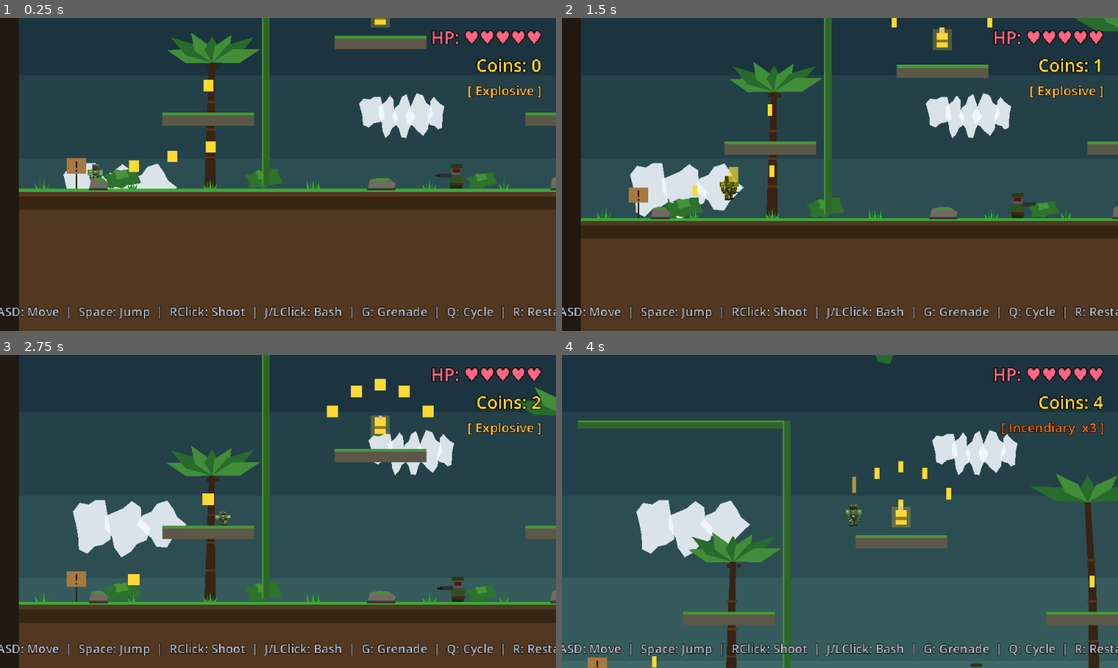
Above: before the commit, frames 1-4 (two rows, left to right).
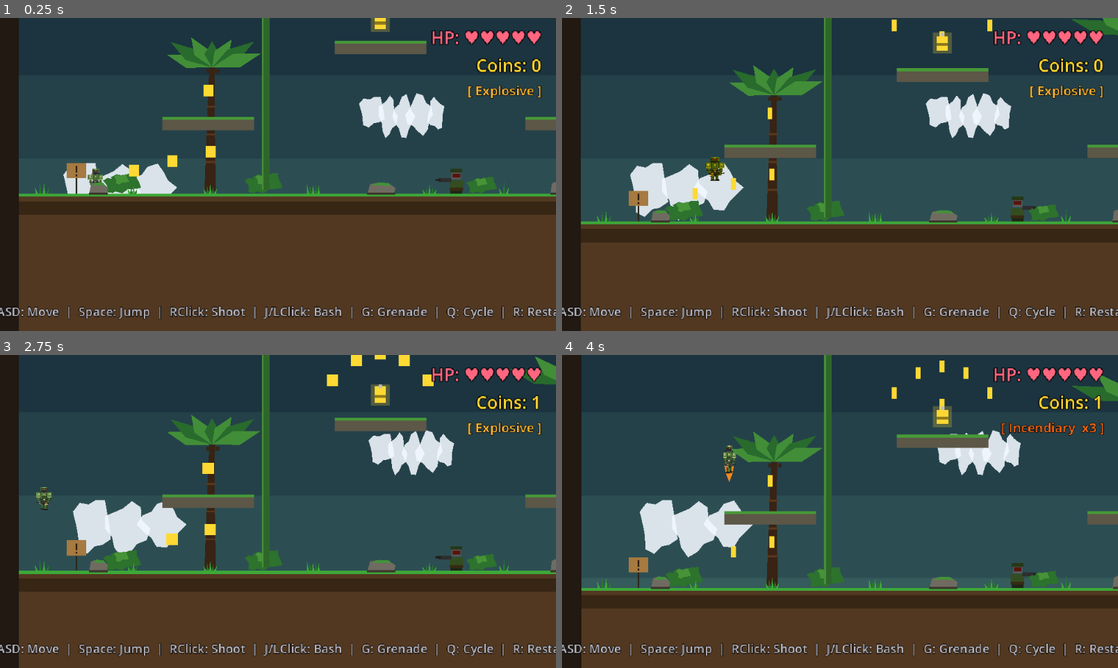
Above: after the commit, the same moments.

Repository: Crapula1/2d-platformer
Game: Godot game, scene res://scenes/Main.tscn
The game is run twice, just before and just after one commit, with the same random seed, the same clock (stepped at 60 frames per second) and the same inputs.
Inputs (mouse positions are in pixels of both pictures, inside the frame that each line leads up to):
- Up to frame 1 (0.25 s): no input
- Up to frame 2 (1.5 s): move the mouse to (962, 158) at 0.52 s; hold Space (jump) 0.53-1.28 s; hold D (move_right) from 0.53 s (still down); move the mouse to (728, 190) at 1.27 s; tap J (attack) at 1.35 s
- Up to frame 3 (2.75 s): tap Space (jump) at 1.52, 1.55, 1.82, 2.3 s; move the mouse to (333, 442) at 2.02 s; release D (move_right) at 2.03 s; hold A (move_left) from 2.03 s (still down); hold S (crouch) from 2.03 s (still down)
- Up to frame 4 (4 s): move the mouse to (812, 574) at 2.77 s; release A (move_left) at 2.78 s; release S (crouch) at 2.78 s; hold D (move_right) from 2.78 s (still down); tap Q (cycle_grenade) at 2.85 s; tap Space (jump) at 3.02, 3.05, 3.32 s; move the mouse to (1006, 558) at 3.52 s; hold Space (jump) from 3.53 s (still down); tap E (interact) at 3.6 s

The runs differ from the first frame. In frame 1, 9.0% of the frame differs, in the area x 3-100%, y 0-63%; in frame 2, 7.7%; in frame 3, 23%; in frame 4, 39%, in the area x 0-100%, y 0-100%.

Commit message:
feat: jetpack, apex/fast-fall gravity, lookahead cam, fix floating trees
- Palms/lianas now placed only over real ground spans (no more hanging
  decoration over spike pits in sections B, D, F).
- Double-jump arms a 3s jetpack: hold jump in the air to thrust upward
  until grounded refills the fuel. Subtle camera rumble while thrusting,
  small flame visual under the sprite, jetpack_changed signal for HUDs.
- Apex hang-time + fast-fall gravity scales (Celeste / Hollow Knight feel).
- Camera drag margins + smoothing for Metroid-style lookahead.
- Screen shake on damage / death via Camera2D.offset, decaying.

Co-Authored-By: Claude Opus 4.7 <noreply@anthropic.com>

Diff:
--- a/scripts/Level.gd
+++ b/scripts/Level.gd
@@ -235,21 +235,37 @@
 	poly.polygon = pts
 	parent.add_child(poly)
 
+const GROUND_SPANS := [
+	Vector2(0.0, 700.0),
+	Vector2(1400.0, 2220.0),
+	Vector2(2370.0, 2510.0),
+	Vector2(2660.0, 3500.0),
+	Vector2(4500.0, 6000.0),
+]
+
+func _is_on_ground(x: float, margin: float = 24.0) -> bool:
+	for s in GROUND_SPANS:
+		if x >= s.x + margin and x <= s.y - margin:
+			return true
+	return false
+
 func _paint_near_trees() -> void:
 	# Foreground palm trees (instances of the PalmTree prop scene) plus the
-	# occasional hanging liana from the ceiling.
+	# occasional hanging liana from the ceiling. Both are skipped above pits so
+	# trees don't float and lianas don't dangle over spike rows.
 	var x: float = 200.0
 	var i: int = 0
 	while x < LEVEL_RIGHT - 80.0:
-		var palm := PALM_TREE_SCENE.instantiate()
-		palm.tree_height = 130.0 + float(i % 3) * 18.0
-		palm.variant     = i % 3
-		palm.rand_seed   = i + 7
-		(palm as Node2D).position = Vector2(x, GROUND_TOP - 2.0)
-		(palm as CanvasItem).z_index = -1
-		add_child(palm)
-		if i % 2 == 0:
-			_draw_liana(x + 160.0)
+		if _is_on_ground(x):
+			var palm := PALM_TREE_SCENE.instantiate()
+			palm.tree_height = 130.0 + float(i % 3) * 18.0
+			palm.variant     = i % 3
+			palm.rand_seed   = i + 7
+			(palm as Node2D).position = Vector2(x, GROUND_TOP - 2.0)
+			(palm as CanvasItem).z_index = -1
+			add_child(palm)
+			if i % 2 == 0 and _is_on_ground(x + 160.0):
+				_draw_liana(x + 160.0)
 		x += 380.0
 		i += 1
 
@@ -1104,3 +1120,13 @@
 	cam.limit_top    = int(LEVEL_TOP - 100.0)
 	cam.limit_right  = int(LEVEL_RIGHT)
 	cam.limit_bottom = int(FLOOR_BOTTOM)
+	# Metroid / Hollow Knight feel: room for the camera to lead in the direction
+	# of motion, with a small vertical drag for jumps.
+	cam.position_smoothing_enabled = true
+	cam.position_smoothing_speed = 6.0
+	cam.drag_horizontal_enabled = true
+	cam.drag_left_margin = 0.20
+	cam.drag_right_margin = 0.20
+	cam.drag_vertical_enabled = true
+	cam.drag_top_margin = 0.18
+	cam.drag_bottom_margin = 0.30
--- a/scripts/Player.gd
+++ b/scripts/Player.gd
@@ -15,6 +15,16 @@
 @export var jump_cut_multiplier: float = 0.4
 @export var coyote_time: float = 0.12
 @export var jump_buffer_time: float = 0.15
+# Apex hang time + fast fall (Celeste / Hollow Knight feel)
+@export var apex_threshold: float = 80.0
+@export var apex_gravity_scale: float = 0.55
+@export var fall_gravity_scale: float = 1.25
+@export var max_fall_speed: float = 600.0
+
+# Jetpack (hold jump after the double-jump to thrust upward for a few seconds)
+@export var jetpack_duration: float = 3.0
+@export var jetpack_thrust: float = -260.0   # target vertical velocity while thrusting
+@export var jetpack_max_up: float = -340.0   # clamp so it doesn't accelerate forever
 
 # Combat
 @export var max_health: int = 5
@@ -62,11 +72,19 @@
 var _slide_bash: bool = false
 var active_buffs: Dictionary = {}
 var is_wall_sliding: bool = false
+var _jetpack_armed: bool = false
+var _jetpack_fuel: float = 0.0
+var _is_jetpacking: bool = false
+var _jet_flame: Polygon2D
+var _cam: Camera2D
+var _shake_amount: float = 0.0
+var _shake_decay: float = 12.0
 
 signal health_changed(new_health: int, max: int)
 signal died()
 signal score_changed(new_score: int)
 signal grenade_changed(type_name: String, count: int)
+signal jetpack_changed(fuel: float, max: float)
 
 var score: int = 0
 
@@ -102,6 +120,17 @@
 	emit_signal("health_changed", current_health, max_health)
 	emit_signal("score_changed", score)
 	emit_signal("grenade_changed", GRENADE_NAMES[grenade_type], grenade_count)
+	emit_signal("jetpack_changed", _jetpack_fuel, jetpack_duration)
+	_cam = get_node_or_null("Camera2D") as Camera2D
+	_jet_flame = Polygon2D.new()
+	_jet_flame.color = Color(1.0, 0.55, 0.12, 0.95)
+	_jet_flame.polygon = PackedVector2Array([
+		Vector2(-5.0, 8.0), Vector2(5.0, 8.0),
+		Vector2(3.0, 18.0), Vector2(0.0, 26.0), Vector2(-3.0, 18.0)
+	])
+	_jet_flame.z_index = -1
+	_jet_flame.visible = false
+	add_child(_jet_flame)
 
 func _physics_process(delta: float) -> void:
 	if is_dead:
@@ -120,6 +149,7 @@
 	_handle_grenade_input()
 	_handle_shoot_input()
 	_handle_jump_logic()
+	_handle_jetpack(delta)
 
 	move_and_slide()
 	_update_wall_slide()
@@ -128,8 +158,13 @@
 		jumps_remaining = max_jumps
 		coyote_timer = coyote_time
 		is_wall_sliding = false
+		_jetpack_armed = false
+		if _jetpack_fuel != jetpack_duration:
+			_jetpack_fuel = jetpack_duration
+			emit_signal("jetpack_changed", _jetpack_fuel, jetpack_duration)
 
 	_update_sprite(delta)
+	_update_camera_shake(delta)
 
 func _update_timers(delta: float) -> void:
 	if not is_on_floor():
@@ -169,12 +204,40 @@
 		active_buffs.erase(key)
 
 func _handle_gravity(delta: float) -> void:
-	if not is_on_floor():
-		if is_wall_sliding:
-			velocity.y = minf(velocity.y + gravity * wall_slide_gravity_scale * delta, wall_slide_max_fall)
-		else:
-			velocity.y += gravity * delta
-			velocity.y = min(velocity.y, 600)
+	if is_on_floor():
+		return
+	if is_wall_sliding:
+		velocity.y = minf(velocity.y + gravity * wall_slide_gravity_scale * delta, wall_slide_max_fall)
+		return
+	if _is_jetpacking:
+		# Jetpack thrust manages vertical velocity itself.
+		return
+	var g_scale := 1.0
+	if absf(velocity.y) < apex_threshold and Input.is_action_pressed("jump"):
+		g_scale = apex_gravity_scale
+	elif velocity.y > 0.0:
+		g_scale = fall_gravity_scale
+	velocity.y += gravity * g_scale * delta
+	velocity.y = minf(velocity.y, max_fall_speed)
+
+func _handle_jetpack(delta: float) -> void:
+	var holding := Input.is_action_pressed("jump")
+	var can_thrust := _jetpack_armed and holding and not is_on_floor() and _jetpack_fuel > 0.0 and not is_dead
+	if can_thrust:
+		# Smoothly drive vertical velocity toward the thrust target.
+		velocity.y = move_toward(velocity.y, jetpack_thrust, 1400.0 * delta)
+		velocity.y = maxf(velocity.y, jetpack_max_up)
+		_jetpack_fuel = maxf(_jetpack_fuel - delta, 0.0)
+		_is_jetpacking = true
+		_jet_flame.visible = true
+		_jet_flame.scale = Vector2(1.0, 0.85 + 0.3 * sin(Time.get_ticks_msec() * 0.04))
+		emit_signal("jetpack_changed", _jetpack_fuel, jetpack_duration)
+		_apply_shake(0.6)
+	else:
+		if _is_jetpacking:
+			emit_signal("jetpack_changed", _jetpack_fuel, jetpack_duration)
+		_is_jetpacking = false
+		_jet_flame.visible = false
 
 func _handle_jump_input() -> void:
 	if Input.is_action_just_pressed("jump"):
@@ -276,6 +339,7 @@
 			jumps_remaining -= 1
 			jump_buffer_timer = 0
 			_spawn_double_jump_effect()
+			_jetpack_armed = true
 
 func _handle_grenade_input() -> void:
 	if Input.is_action_just_pressed("cycle_grenade"):
@@ -369,6 +433,7 @@
 	var knockback_dir := (global_position - source_pos).normalized()
 	velocity.x = knockback_dir.x * knockback_force
 	velocity.y = -200
+	_apply_shake(5.0)
 	if current_health <= 0:
 		_die()
 
@@ -376,7 +441,20 @@
 	is_dead = true
 	sprite.stop()
 	sprite.modulate = Color(0.5, 0.5, 0.5)
+	_apply_shake(12.0)
 	emit_signal("died")
+
+func _apply_shake(amount: float) -> void:
+	_shake_amount = maxf(_shake_amount, amount)
+
+func _update_camera_shake(delta: float) -> void:
+	if _cam == null:
+		return
+	if _shake_amount > 0.01:
+		_cam.offset = Vector2(randf_range(-_shake_amount, _shake_amount), randf_range(-_shake_amount, _shake_amount))
+		_shake_amount = maxf(_shake_amount - _shake_decay * delta, 0.0)
+	elif _cam.offset != Vector2.ZERO:
+		_cam.offset = Vector2.ZERO
 
 func heal(amount: int) -> void:
 	current_health = min(current_health + amount, max_health)
